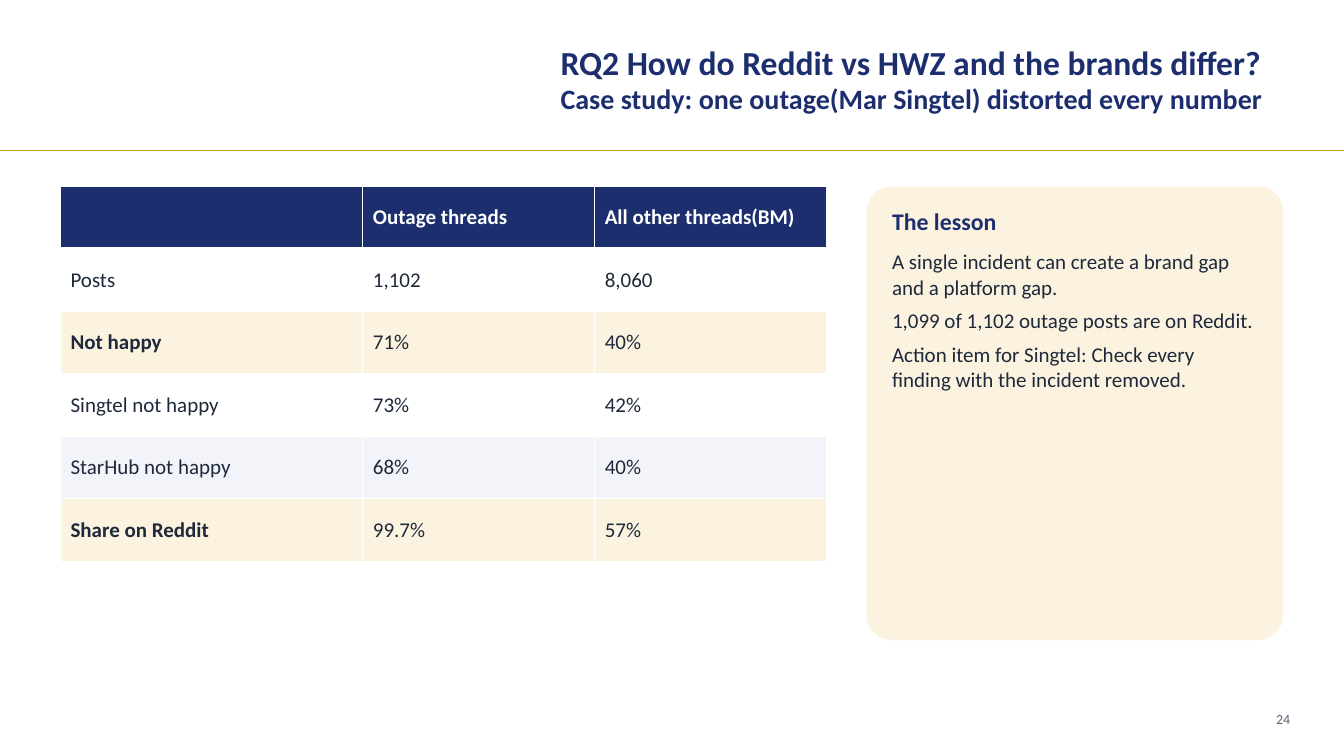
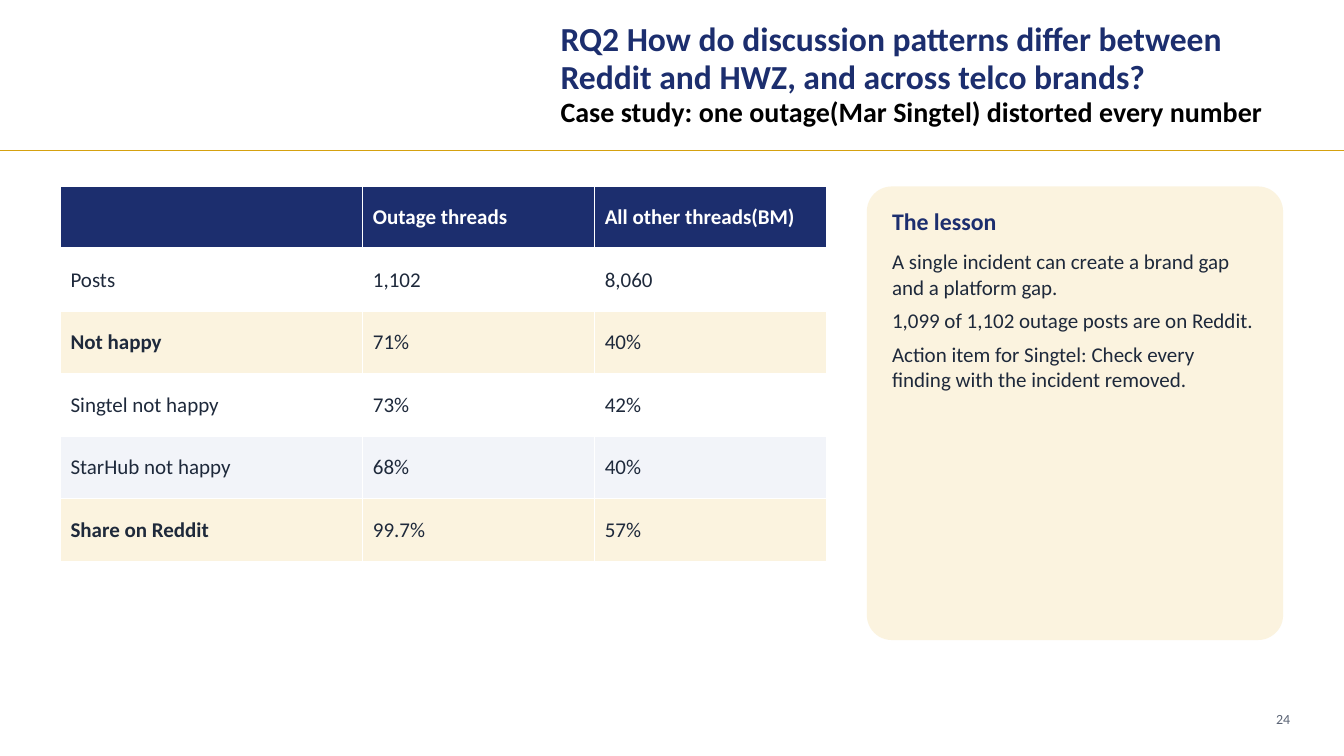
Before and after one commit to LizLicense/Public-Sentiment-Analysis-LLM-powered-Issue-Extraction, a slide deck: slide 23 of presentation/capstone_walkthrough_merged.pptx (slide 24 before the commit). Drawn at 1344x756 pixels with LibreOffice and Linux fonts; fonts in the diff are those of the drawing; background and template pictures are left out. Boxes give left, top, right and bottom in pixels: in the first picture for what was removed or moved away, otherwise in the second. Text is boxed around its words. In the diff, an @@ line names an element or a change of style, - is before the commit and + after.

```diff
--- a/presentation/capstone_walkthrough_merged.pptx
+++ b/presentation/capstone_walkthrough_merged.pptx
@@ text at (x1=561, y1=27, x2=1222, y2=94): text changed @@
-RQ2 How do Reddit vs HWZ and the brands differ?
+RQ2 How do discussion patterns differ between Reddit and HWZ, and across telco brands?
@@ text "RQ2 How do discussion patterns ..." moved from (x1=561, y1=51, x2=1262, y2=114) to (x1=561, y1=27, x2=1262, y2=127) @@
@@ text at (x1=561, y1=101, x2=1262, y2=127): text colour #1C2E6E to #000000 in "Case study: one outage(Mar Singtel) distorted every ..." @@
```
Also in this commit, not shown: 24 other slides changed, 1 slide removed, 11 other files.
